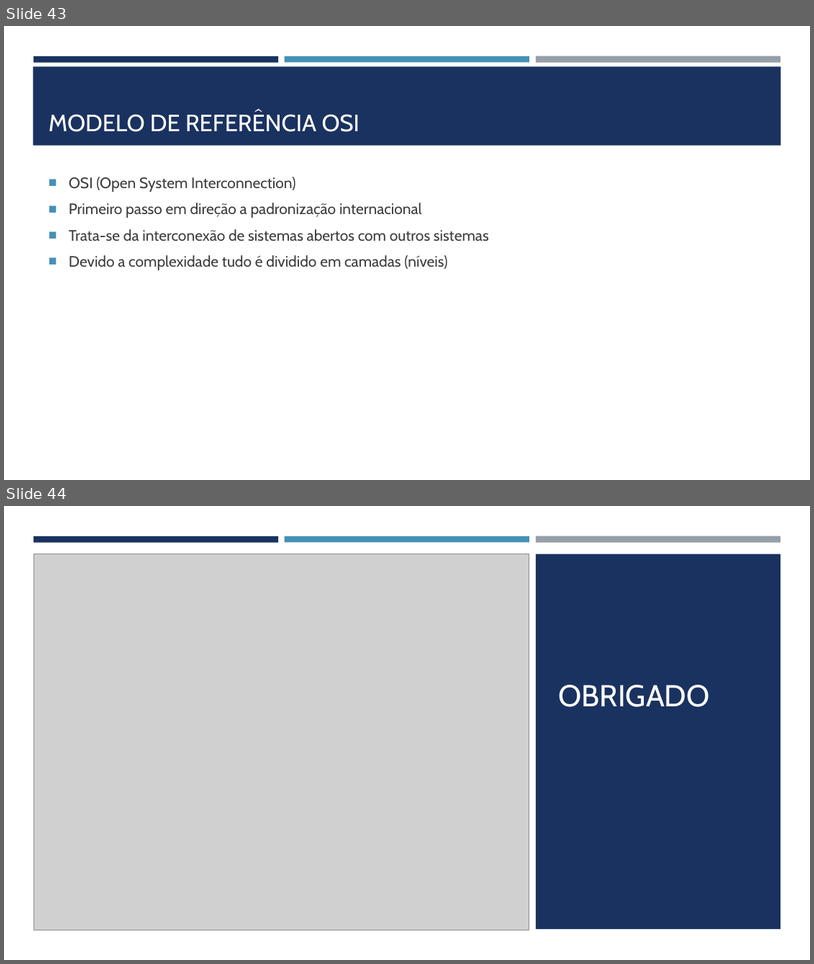
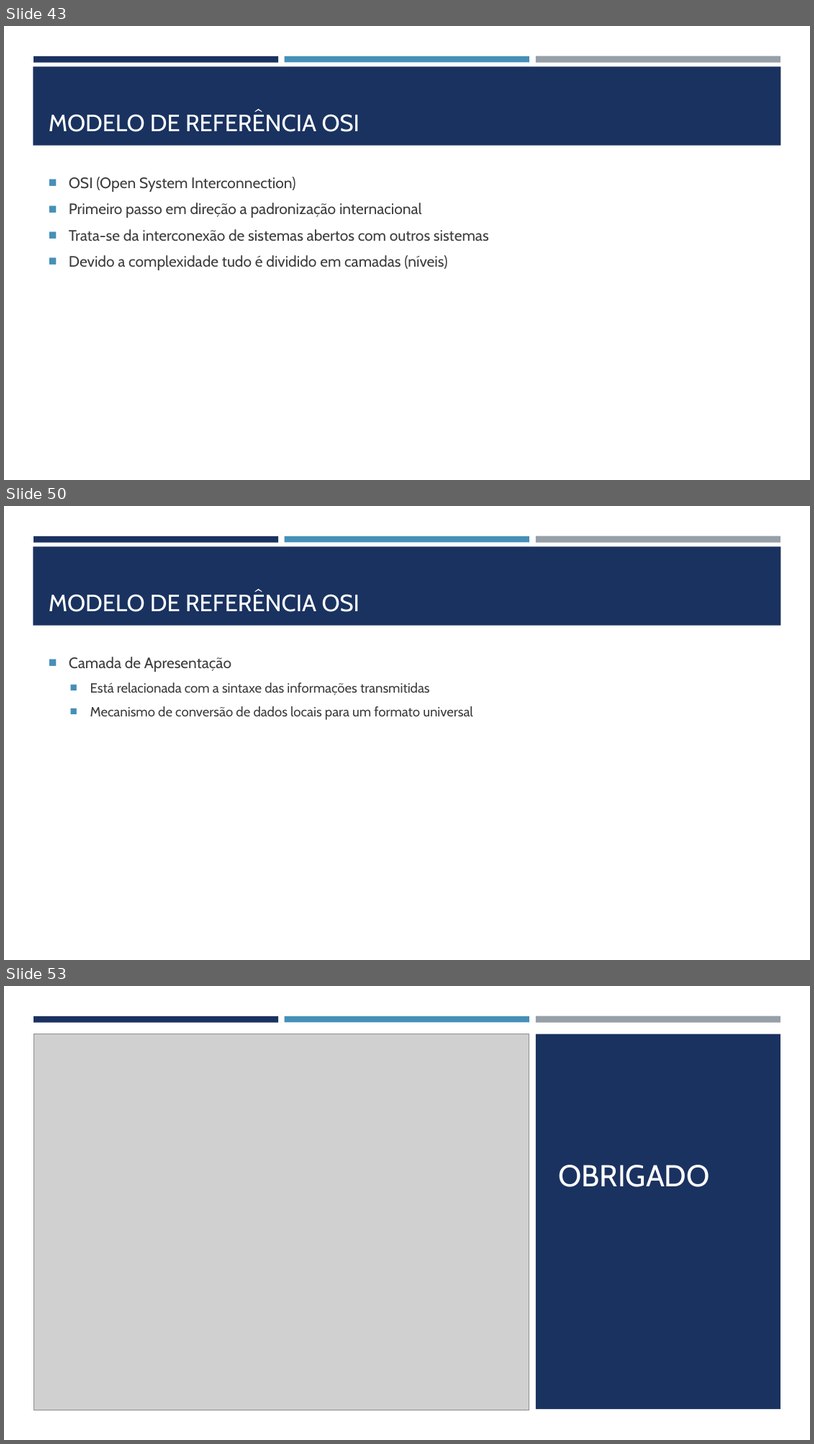
Before and after one commit to joelteixeiradacunha/aulas_php_mysql, a slide deck: Redes/REDES DE COMPUTADORES.pptx. Shown one above the other, each under a label of ours: slides 43 and 44 before the commit, slides 43, 50 and 53 after it; the slides between them are not shown. The pictures are 814x964 and 814x1444 pixels, drawn with LibreOffice and Linux fonts; fonts in the diff are those of the drawing; grey boxes stand for pictures. Boxes give left, top, right and bottom in pixels: in the first picture for what was removed or moved away, otherwise in the second. Text is boxed around its words. In the diff, an @@ line names an element or a change of style, - is before the commit and + after.

```diff
--- a/Redes/REDES DE COMPUTADORES.pptx
+++ b/Redes/REDES DE COMPUTADORES.pptx
@@ slide 50 added at (4,506,810,960), background #FFFFFF; not listed: 4 template elements that a slide beside it also shows @@
@@ title added at (49,594,360,612), 28 pt, text #FFFFFF @@
+MODELO DE REFERÊNCIA OSI
@@ text added at (69,656,473,720), 16 pt, text #3D3D3D @@
+■ Camada de Apresentação
+  ■ Está relacionada com a sintaxe das informações transmitidas
+  ■ Mecanismo de conversão de dados locais para um formato universal
@@ what was slide 44 is now slide 53 @@
```
Also in this commit, not shown: 8 other slides added, 2 other files.
